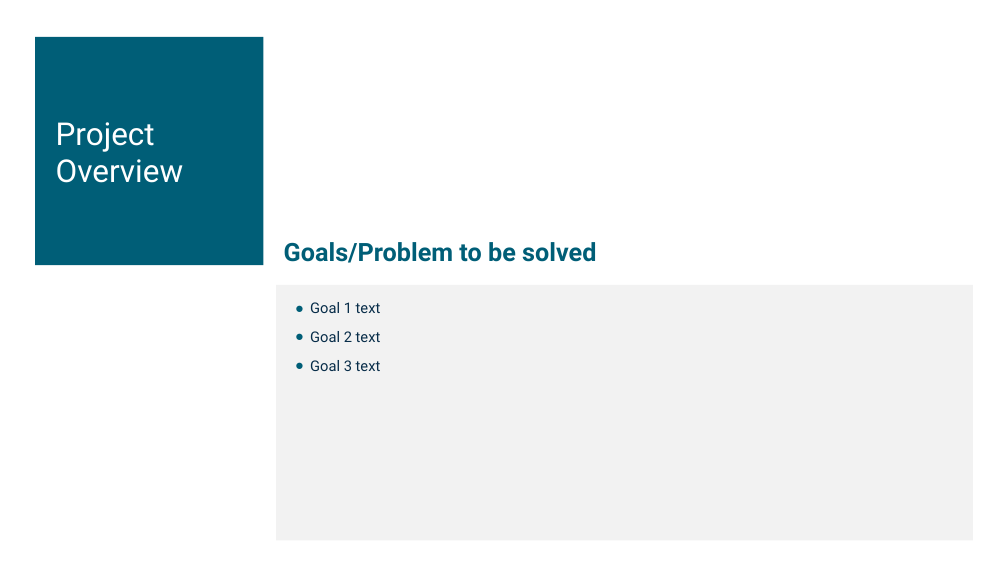
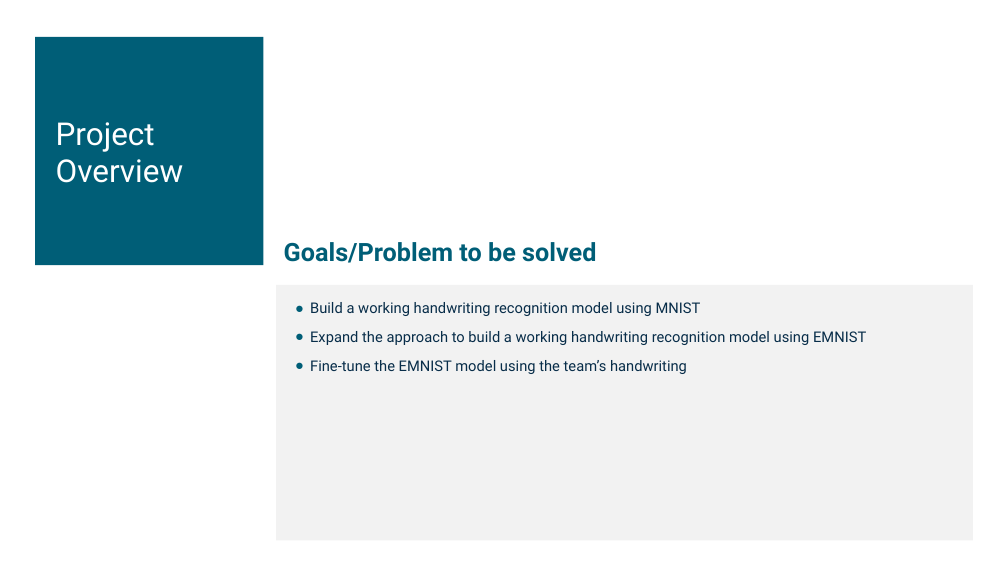
Before and after one commit to shawnfeils/OSU-AIBC-Project-3, a slide deck: slide 3 of AI_Bootcamp_Final_Project_Group_1.pptx. Drawn at 1008x567 pixels with LibreOffice and Linux fonts; fonts in the diff are those of the drawing. Boxes give left, top, right and bottom in pixels: in the first picture for what was removed or moved away, otherwise in the second. Text is boxed around its words. In the diff, an @@ line names an element or a change of style, - is before the commit and + after.

```diff
--- a/AI_Bootcamp_Final_Project_Group_1.pptx
+++ b/AI_Bootcamp_Final_Project_Group_1.pptx
@@ text at (310, 302, 866, 374): text changed @@
-● Goal 1 text
-● Goal 2 text
-● Goal 3 text
+● Build a working handwriting recognition model using MNIST
+● Expand the approach to build a working handwriting recognition model using EMNIST
+● Fine-tune the EMNIST model using the team’s handwriting
```
Also in this commit, not shown: 9 other slides changed, 1 slide added, 1 slide removed, 6 other files.
